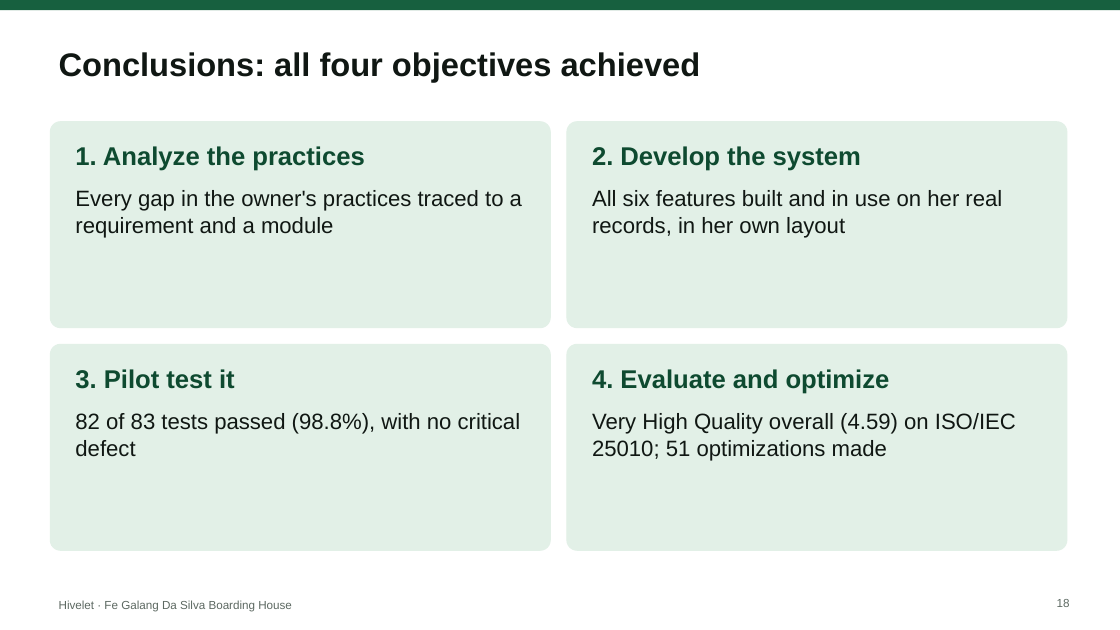
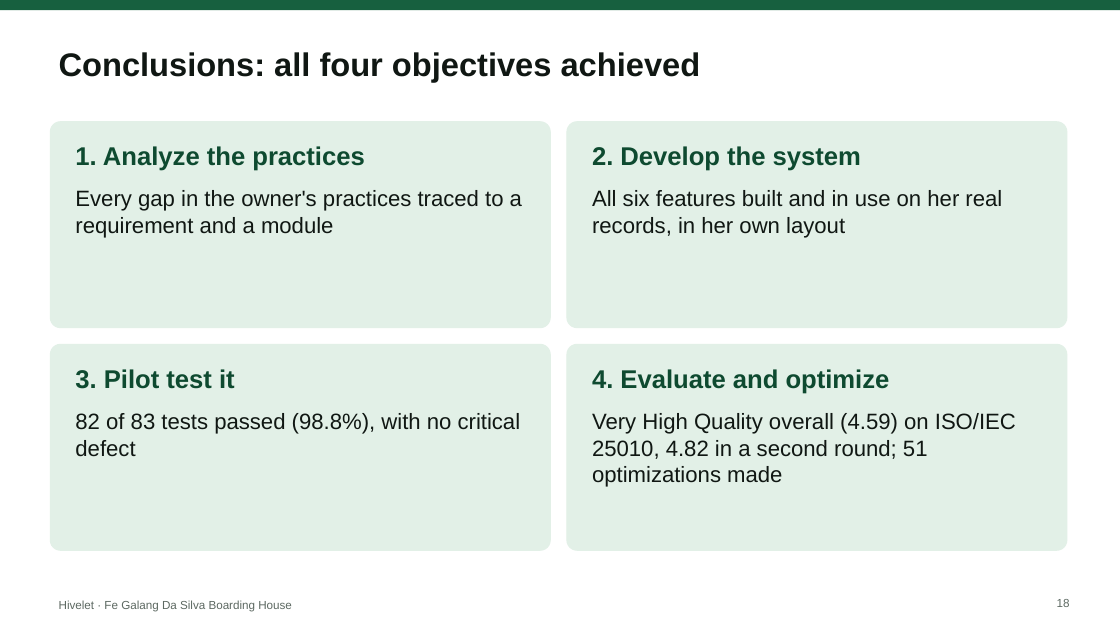
Before and after one commit to SeanJerve/hivelet, a slide deck: slide 18 of FINAL/HIVELET DEFENSE SLIDES.pptx. Drawn at 1120x630 pixels with LibreOffice and Linux fonts; fonts in the diff are those of the drawing. Boxes give left, top, right and bottom in pixels: in the first picture for what was removed or moved away, otherwise in the second. Text is boxed around its words. In the diff, an @@ line names an element or a change of style, - is before the commit and + after.

```diff
--- a/FINAL/HIVELET DEFENSE SLIDES.pptx
+++ b/FINAL/HIVELET DEFENSE SLIDES.pptx
@@ text at (592, 413, 1016, 487): text changed @@
-Very High Quality overall (4.59) on ISO/IEC 25010; 51 optimizations made
+Very High Quality overall (4.59) on ISO/IEC 25010, 4.82 in a second round; 51 optimizations made
```
Also in this commit, not shown: 2 other slides changed, 33 other files.
